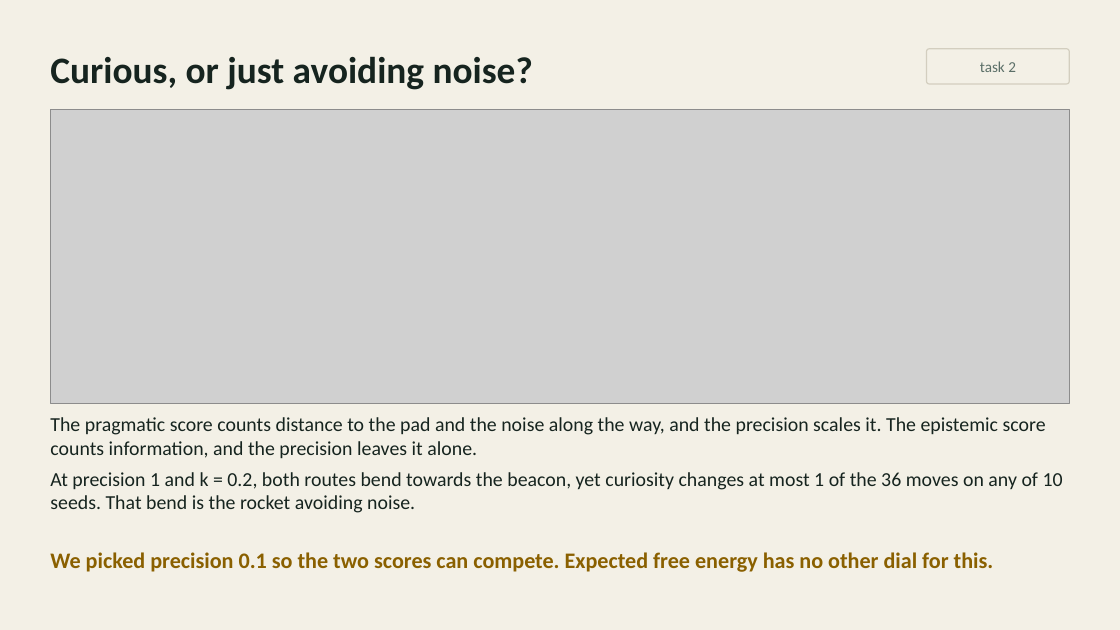
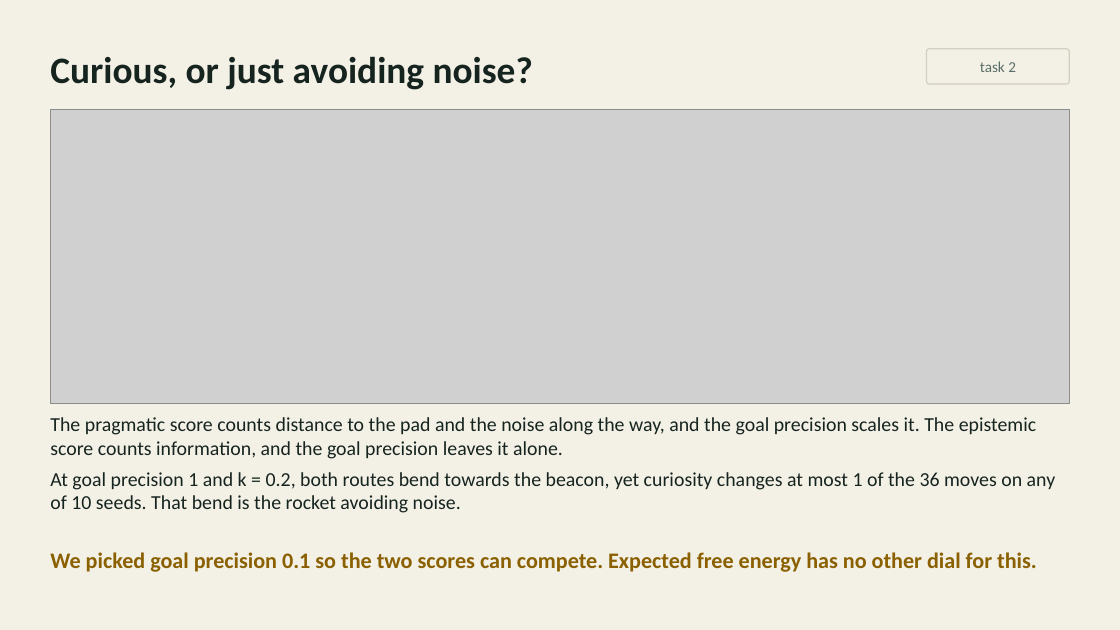
Before and after one commit to inferogenesis/cpomdp-workshop, a slide deck: slide 14 of deck/cpomdp_symposium_2026.pptx (slide 13 before the commit). Drawn at 1120x630 pixels with LibreOffice and Linux fonts; fonts in the diff are those of the drawing; grey boxes stand for pictures. Boxes give left, top, right and bottom in pixels: in the first picture for what was removed or moved away, otherwise in the second. Text is boxed around its words. In the diff, an @@ line names an element or a change of style, - is before the commit and + after.

```diff
--- a/deck/cpomdp_symposium_2026.pptx
+++ b/deck/cpomdp_symposium_2026.pptx
@@ text at (50,417,1056,513): text changed @@
-The pragmatic score counts distance to the pad and the noise along the way, and the precision scales it. The epistemic score counts information, and the precision leaves it alone.
-At precision 1 and k = 0.2, both routes bend towards the beacon, yet curiosity changes at most 1 of the 36 moves on any of 10 seeds. That bend is the rocket avoiding noise.
+The pragmatic score counts distance to the pad and the noise along the way, and the goal precision scales it. The epistemic score counts information, and the goal precision leaves it alone.
+At goal precision 1 and k = 0.2, both routes bend towards the beacon, yet curiosity changes at most 1 of the 36 moves on any of 10 seeds. That bend is the rocket avoiding noise.
@@ text at (50,552,1037,572): text changed @@
-We picked precision 0.1 so the two scores can compete. Expected free energy has no other dial for this.
+We picked goal precision 0.1 so the two scores can compete. Expected free energy has no other dial for this.
```
Also in this commit, not shown: 1 slide added, 1 slide removed, 8 other files.
